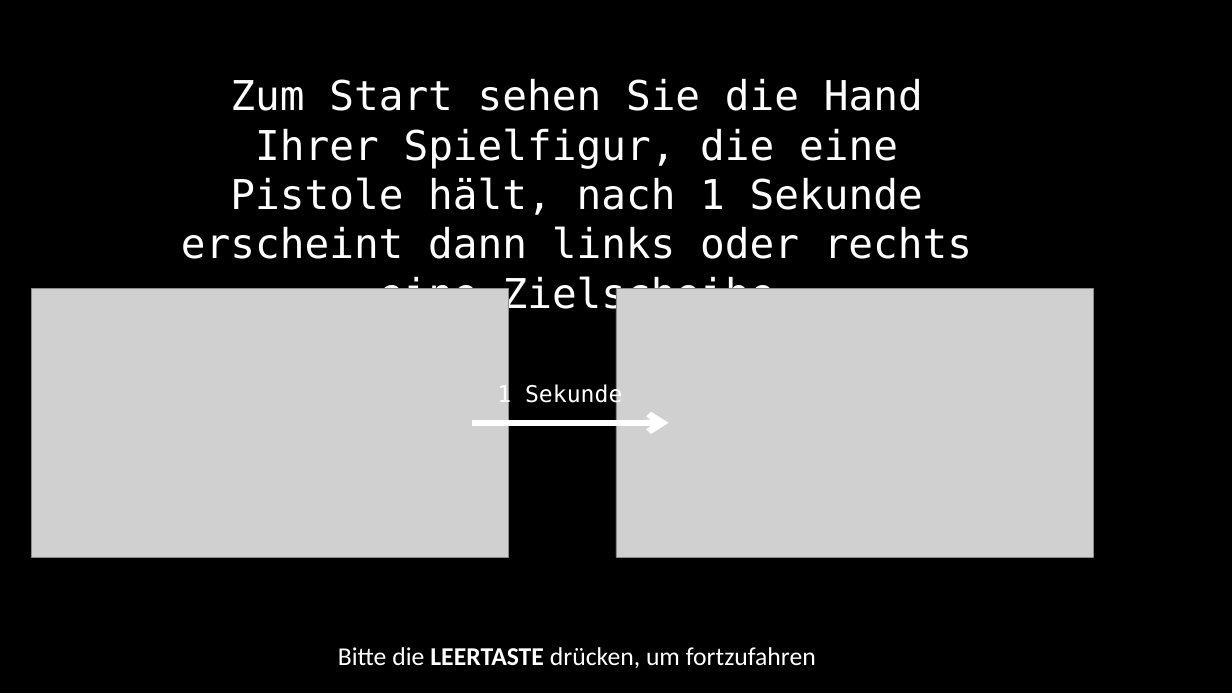
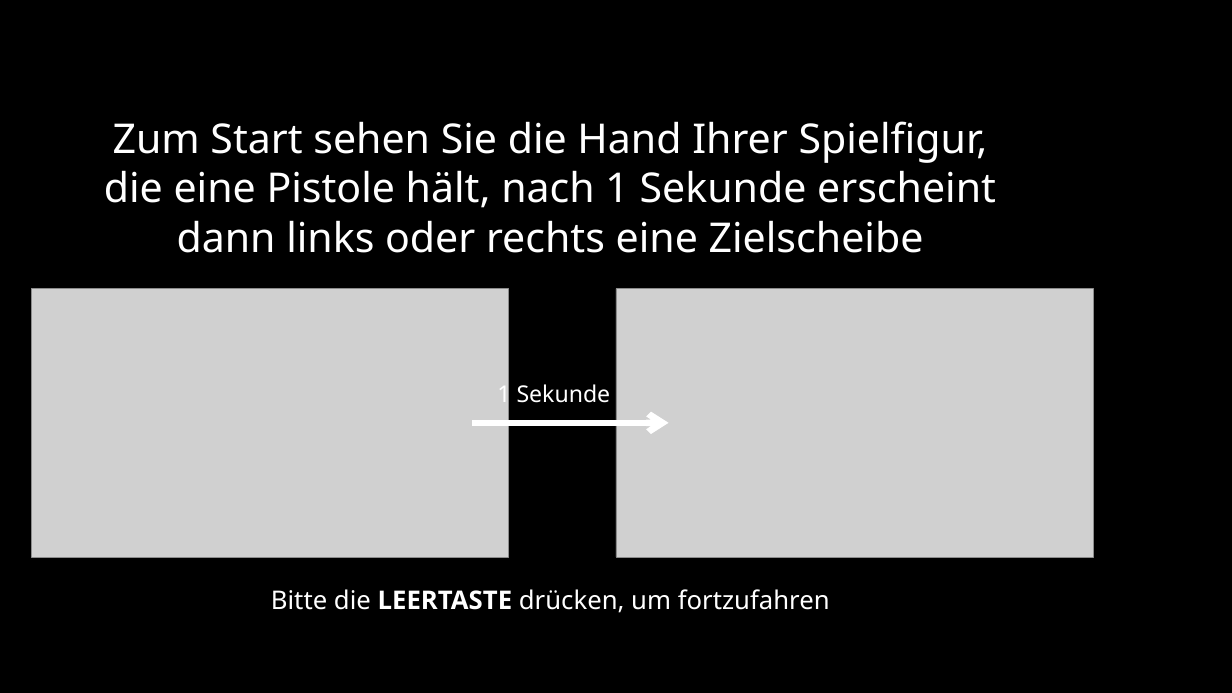
Before and after one commit to sean-mulready/Vizdoom-Scripts, a slide deck: slide 12 of exp_img/instructions.pptx. Drawn at 1232x693 pixels with LibreOffice and Linux fonts; fonts in the diff are those of the drawing; grey boxes stand for pictures. Boxes give left, top, right and bottom in pixels: in the first picture for what was removed or moved away, otherwise in the second. Text is boxed around its words. In the diff, an @@ line names an element or a change of style, - is before the commit and + after.

```diff
--- a/exp_img/instructions.pptx
+++ b/exp_img/instructions.pptx
@@ text "Zum Start sehen Sie die ...": place and size @@
-text "Zum Start sehen Sie die ..." at <box>181,78,972,668</box>
+text "Zum Start sehen Sie die ..." at <box>104,121,996,613</box>
@@ text "Zum Start sehen Sie die ..." at <box>104,121,996,613</box>: font DejaVu Sans Mono to Noto Sans in "Zum Start sehen Sie die Hand Ihrer ..."; font Calibri to Noto Sans in "Bitte die LEERTASTE drücken, um fortzufahren" @@
@@ text "1 Sekunde" at <box>497,380,611,407</box>: font DejaVu Sans Mono to Noto Sans @@
```
Also in this commit, not shown: 10 other slides changed, 12 other files.
